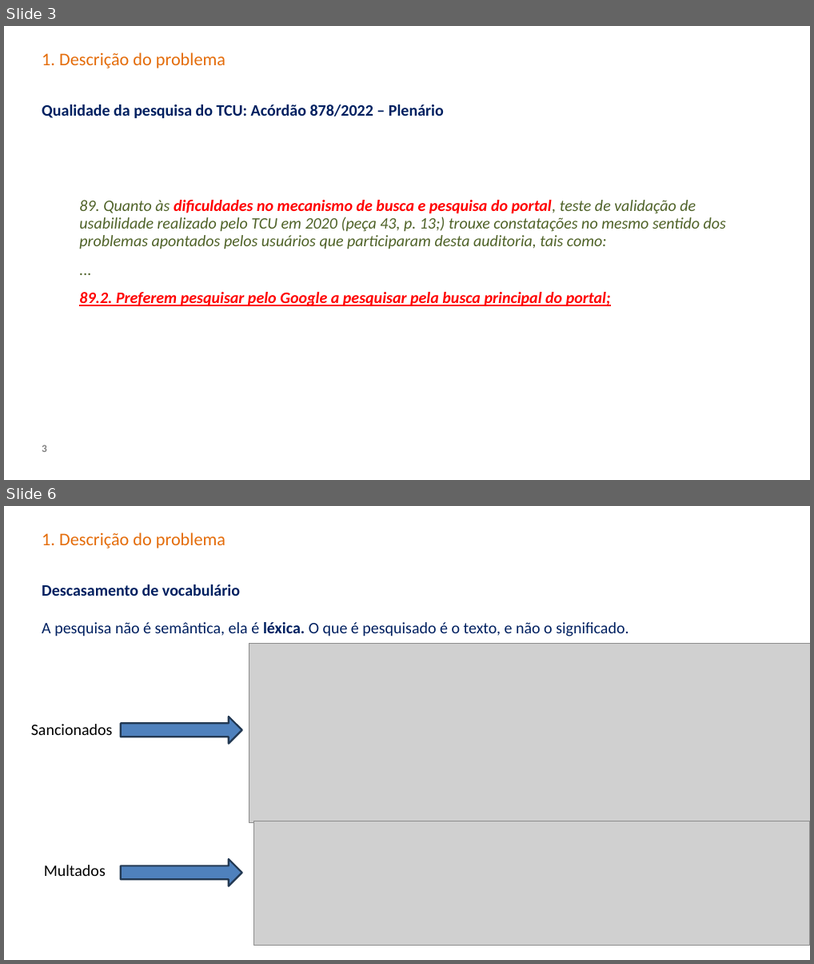
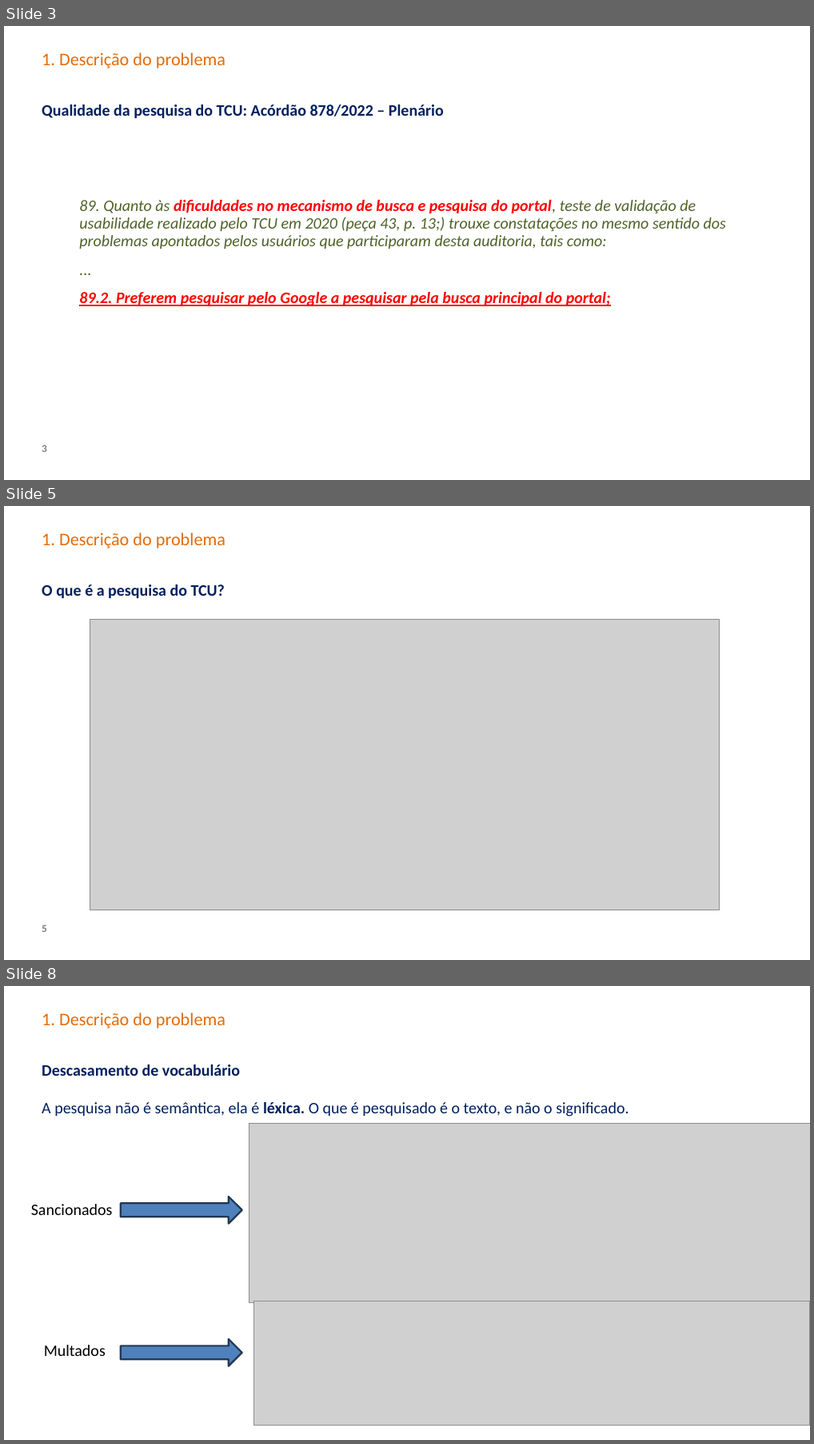
Before and after one commit to carisio/juris_tcu_expansao_doc, a slide deck: projeto_final/Apresentação.pptx. Shown one above the other, each under a label of ours: slides 3 and 6 before the commit, slides 3, 5 and 8 after it; the slides between them are not shown. The pictures are 814x964 and 814x1444 pixels, drawn with LibreOffice and Linux fonts; fonts in the diff are those of the drawing; grey boxes stand for pictures; background and template pictures are left out. Boxes give left, top, right and bottom in pixels: in the first picture for what was removed or moved away, otherwise in the second. Text is boxed around its words. In the diff, an @@ line names an element or a change of style, - is before the commit and + after.

```diff
--- a/projeto_final/Apresentação.pptx
+++ b/projeto_final/Apresentação.pptx
@@ slide 5 added at <box>4,506,810,960</box>, background picture (left out) @@
@@ title added at <box>42,532,226,548</box>, 20 pt, text #E46C0A @@
+1. Descrição do problema
@@ subtitle added at <box>42,584,225,598</box>, 18 pt, text #002060, bold @@
+O que é a pesquisa do TCU?
@@ picture added at <box>90,620,719,909</box> @@
@@ page number added at <box>42,924,47,932</box>, 12 pt, text #808080, bold @@
+5
@@ what was slide 6 is now slide 8 @@
```
Also in this commit, not shown: 2 slides changed, 4 other slides added, 1 slide removed.
